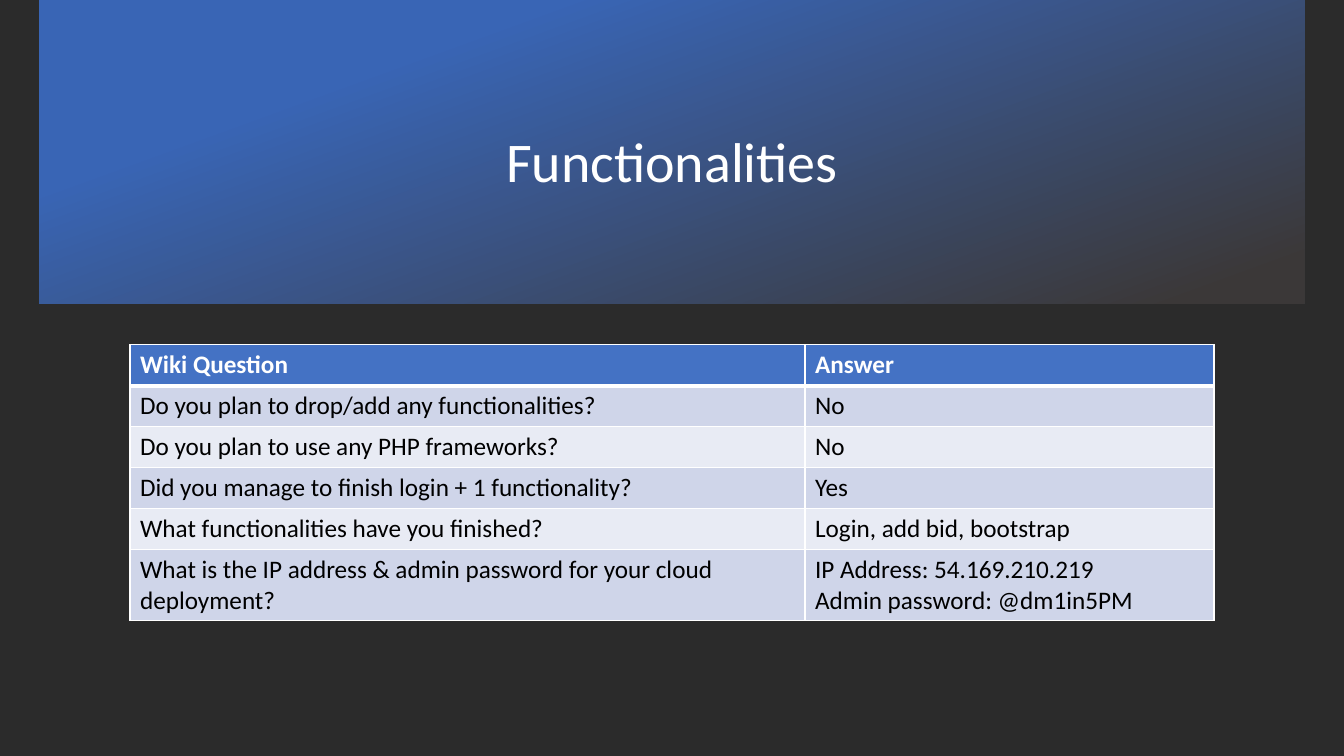
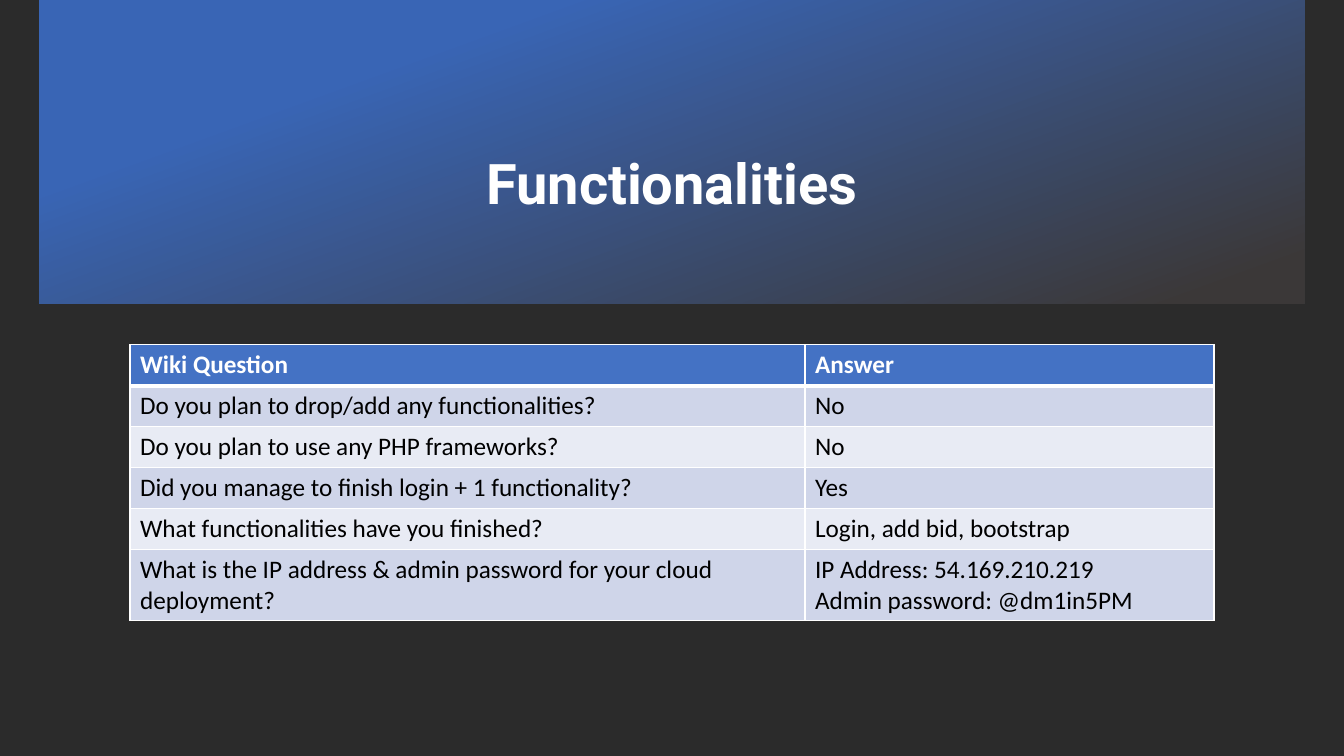
Before and after one commit to xbloh/Online-Course-Bidding-System-, a slide deck: slide 2 of presentations/PM Review - Week 7.pptx. Drawn at 1344x756 pixels with LibreOffice and Linux fonts; fonts in the diff are those of the drawing; background and template pictures are left out; a plain dark background stands for a picture behind light text. Boxes give left, top, right and bottom in pixels: in the first picture for what was removed or moved away, otherwise in the second. Text is boxed around its words. In the diff, an @@ line names an element or a change of style, - is before the commit and + after.

```diff
--- a/presentations/PM Review - Week 7.pptx
+++ b/presentations/PM Review - Week 7.pptx
@@ title "Functionalities": place and size @@
-title "Functionalities" at (506, 143, 837, 183)
+title "Functionalities" at (486, 162, 857, 205)
@@ title "Functionalities" at (486, 162, 857, 205): font Calibri to Roboto, bold on @@
```
Also in this commit, not shown: 11 other slides changed, 4 slides added.
